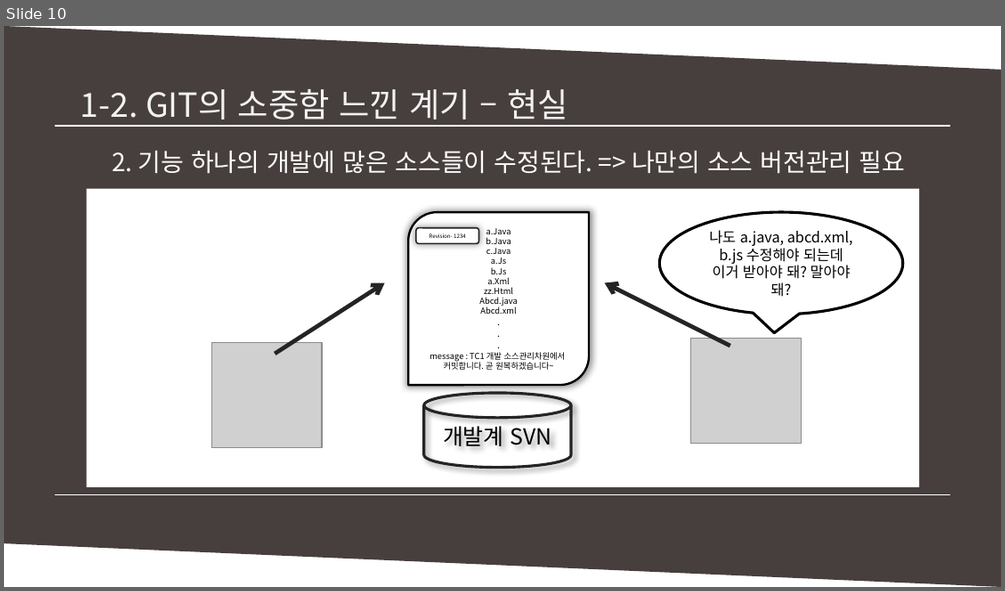
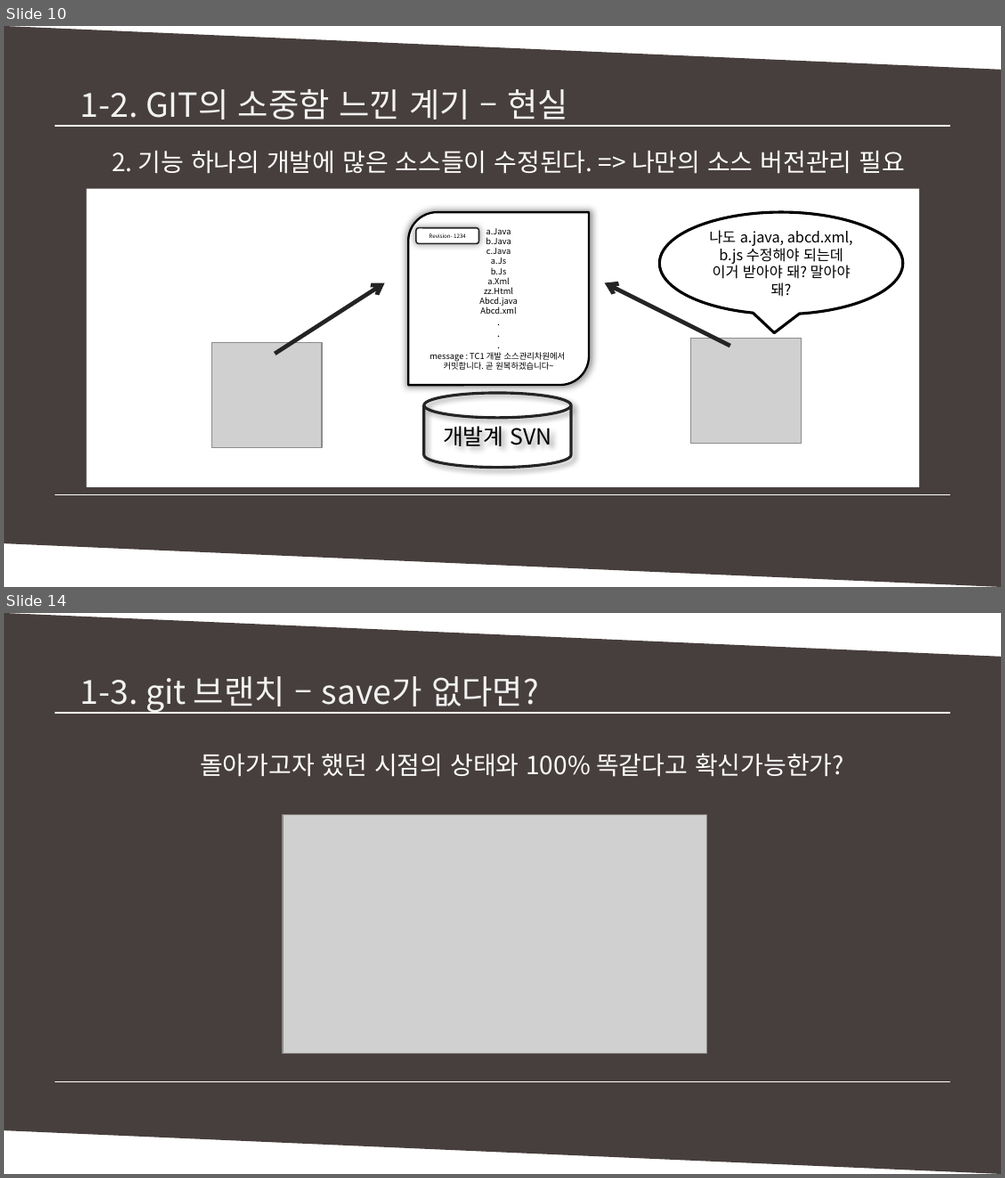
Before and after one commit to MinSikMoon/pptgit, a slide deck: git발표.pptx. Shown one above the other, each under a label of ours: slide 10 before the commit, slides 10 and 14 after it; the slides between them are not shown. The pictures are 1005x591 and 1005x1178 pixels, drawn with LibreOffice and Linux fonts; fonts in the diff are those of the drawing; grey boxes stand for pictures. Boxes give left, top, right and bottom in pixels: in the first picture for what was removed or moved away, otherwise in the second. Text is boxed around its words. In the diff, an @@ line names an element or a change of style, - is before the commit and + after.

```diff
--- a/git발표.pptx
+++ b/git발표.pptx
@@ slide 14 added at [4, 613, 1001, 1174], background #FFFFFF @@
@@ parallelogram added at [4, 613, 1001, 1173], fill #473F3D @@
@@ text added at [81, 676, 539, 713], 24 pt, text #F2F2F2 @@
+1-3. git 브랜치 – save가 없다면?
@@ line added from (55, 713) to (950, 713), #FFFFFF 1 pt @@
@@ line added from (63, 713) to (950, 713), #FFFFFF 1 pt @@
@@ text added at [200, 753, 844, 777], 18 pt, text #FFFFFF @@
+돌아가고자 했던 시점의 상태와 100% 똑같다고 확신가능한가?
@@ picture added at [283, 815, 707, 1054] @@
@@ line added from (55, 1081) to (942, 1081), #FFFFFF 1 pt @@
@@ line added from (55, 1081) to (950, 1081), #FFFFFF 1 pt @@
```
Also in this commit, not shown: 5 slides changed, 3 other slides added.
